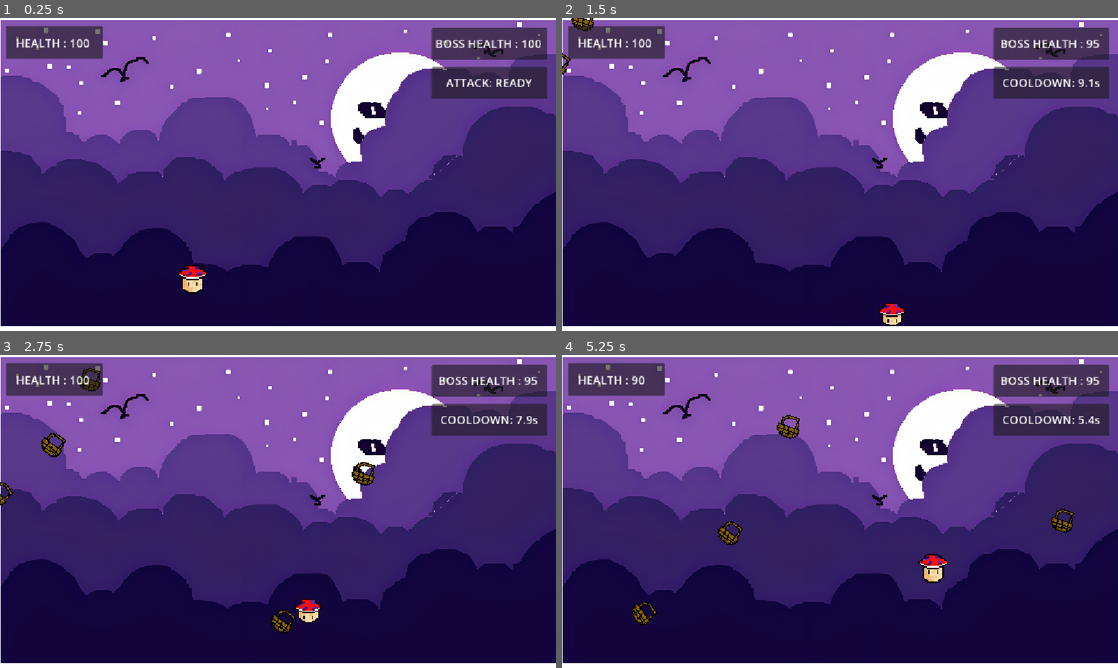
Above: before the commit, frames 1-4 (two rows, left to right).
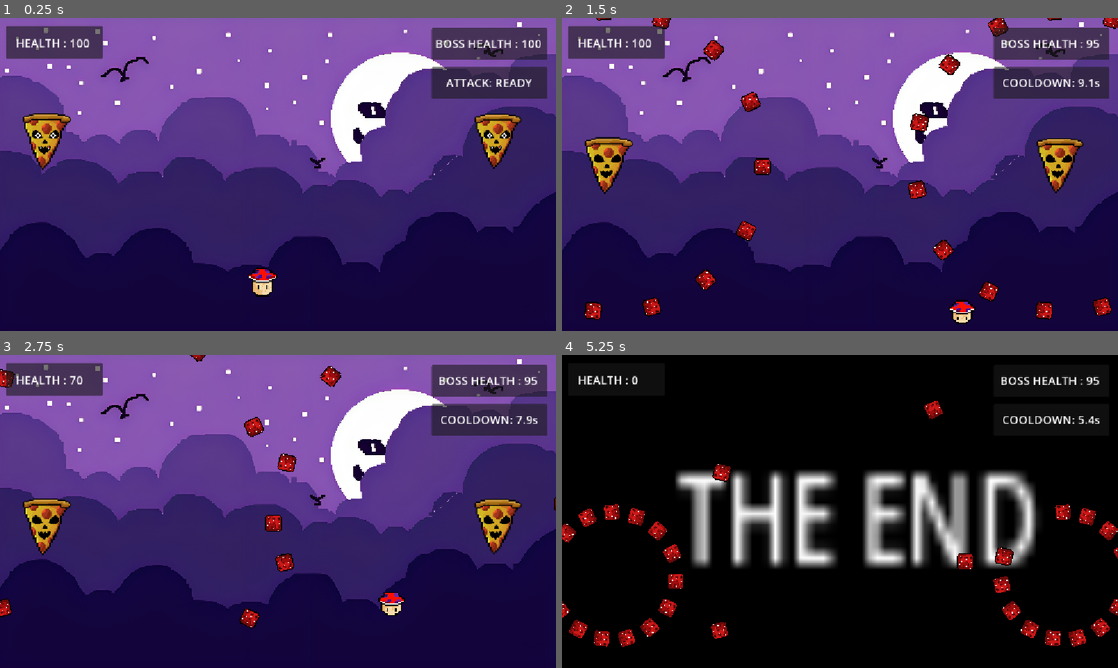
Above: after the commit, the same moments.

Repository: KuaJunWen/Boink-
Game: Godot game, scene res://game.tscn
Same seed, same stepped clock (60 frames per second), same inputs: the game is played once before the commit and once after it.
Inputs:
- Up to frame 1 (0.25 s): no input
- Up to frame 2 (1.5 s): tap Enter (ui_accept) at 0.5, 0.77 s; hold D (right) from 0.53 s (still down); tap F at 0.6, 1.35 s
- Up to frame 3 (2.75 s): tap Enter (ui_accept) at 1.52 s; release D (right) at 2.03 s; hold A (left) from 2.03 s (still down); tap F at 2.1 s
- Up to frame 4 (5.25 s): release A (left) at 2.78 s; hold D (right) 2.78-4.28 s; tap F every 0.75 s from 2.85 to 5.1 s; tap Enter (ui_accept) at 3.02, 3.77, 4.52 s; hold A (left) 4.28-5.03 s; hold D (right) from 5.03 s (still down)

The runs differ from the first frame. In frame 1, 4.9% of the frame differs, in the area x 0-100%, y 0-100%; in frame 2, 7.4%; in frame 3, 6.8%; in frame 4, 99%.

Commit message:
Latest

Diff:
--- a/game.gd
+++ b/game.gd
@@ -1,4 +1,7 @@
 extends Node2D
+@export var move_offset := Vector2(200, 0) # Distance and direction to move
+@export var duration := 2.0 # Time in seconds to reach the end
+
 
 func _unhandled_input(event: InputEvent) -> void:
 	if event .is_action_pressed("quit"):
--- a/game.tscn
+++ b/game.tscn
@@ -19,20 +19,12 @@
 texture = ExtResource("2_7jktm")
 
 [node name="PLAYER" parent="." unique_id=1653609979 instance=ExtResource("1_80nbo")]
-position = Vector2(471, 444)
+position = Vector2(616, 450.00003)
 scale = Vector2(0.3964425, 0.3820114)
 
 [node name="floor" type="StaticBody2D" parent="." unique_id=1682969741]
 position = Vector2(-560, 256)
 scale = Vector2(2.2890353, 0.8015452)
-
-[node name="ColorRect" type="ColorRect" parent="floor" unique_id=955760480]
-offset_left = 142.0
-offset_top = 477.0
-offset_right = 187.39317
-offset_bottom = 511.4647
-scale = Vector2(16.214647, 1.8279579)
-metadata/_edit_use_anchors_ = true
 
 [node name="CollisionShape2D" type="CollisionShape2D" parent="floor" unique_id=756951500]
 position = Vector2(508.07428, 515.2548)
@@ -43,30 +35,15 @@
 position = Vector2(-354.00003, -427)
 scale = Vector2(1.803858, 0.8015452)
 
-[node name="ColorRect" type="ColorRect" parent="floor4" unique_id=341966966]
-offset_left = 142.0
-offset_top = 477.0
-offset_right = 187.39317
-offset_bottom = 511.4647
-scale = Vector2(16.214647, 1.8279579)
-metadata/_edit_use_anchors_ = true
-
 [node name="CollisionShape2D" type="CollisionShape2D" parent="floor4" unique_id=1606948907]
-position = Vector2(511.1267, 509.0168)
+position = Vector2(511.12665, 509.01678)
+scale = Vector2(0.99999994, 1)
 shape = SubResource("RectangleShape2D_80nbo")
 
 [node name="floor5" type="StaticBody2D" parent="." unique_id=1162823980]
 position = Vector2(385, -483.99994)
 rotation = 1.5707964
 scale = Vector2(1.5238587, 0.8015452)
-
-[node name="ColorRect" type="ColorRect" parent="floor5" unique_id=1131096137]
-offset_left = 142.0
-offset_top = 477.0
-offset_right = 187.39317
-offset_bottom = 511.4647
-scale = Vector2(16.214647, 1.8279579)
-metadata/_edit_use_anchors_ = true
 
 [node name="CollisionShape2D" type="CollisionShape2D" parent="floor5" unique_id=1267140379]
 position = Vector2(510.21796, 508.39307)
@@ -77,21 +54,13 @@
 rotation = 1.5707964
 scale = Vector2(1.5238587, 0.8015452)
 
-[node name="ColorRect" type="ColorRect" parent="floor6" unique_id=31691666]
-offset_left = 142.0
-offset_top = 477.0
-offset_right = 187.39317
-offset_bottom = 511.4647
-scale = Vector2(16.214647, 1.8279579)
-metadata/_edit_use_anchors_ = true
-
 [node name="CollisionShape2D" type="CollisionShape2D" parent="floor6" unique_id=553541135]
 position = Vector2(510.21796, 508.39307)
 shape = SubResource("RectangleShape2D_80nbo")
 
 [node name="Shooting Point" parent="." unique_id=398007201 instance=ExtResource("3_feb5d")]
-position = Vector2(-284, -144)
-scale = Vector2(3.0197392, 3.1904166)
+position = Vector2(97, 247)
+scale = Vector2(1.2530274, 1.3396919)
 
 [node name="UI" type="Node" parent="." unique_id=8325026]
 
@@ -167,3 +136,25 @@
 
 [node name="gameManager" type="Node" parent="." unique_id=335993651]
 script = ExtResource("5_7jktm")
+
+[node name="Shooting Point2" parent="." unique_id=1903475577 instance=ExtResource("3_feb5d")]
+position = Vector2(1032, 247)
+scale = Vector2(1.218171, 1.3170655)
+
+[node name="ColorRect" type="ColorRect" parent="." unique_id=1205728153]
+visible = false
+offset_left = -147.0
+offset_top = -87.0
+offset_right = -107.0
+offset_bottom = -47.0
+scale = Vector2(38.000565, 20.665686)
+color = Color(0, 0, 0, 1)
+
+[node name="Label" type="Label" parent="." unique_id=1766389104]
+visible = false
+offset_left = 239.0
+offset_top = 148.0
+offset_right = 307.0
+offset_bottom = 171.0
+scale = Vector2(10.9242935, 15.863687)
+text = "THE END"
--- a/lazer.tscn
+++ b/lazer.tscn
@@ -1,6 +1,6 @@
 [gd_scene format=3 uid="uid://tbgxp7pu2ocl"]
 
-[ext_resource type="Texture2D" uid="uid://b373l0x1j8dkl" path="res://New Piskel (1).png" id="1_avoeb"]
+[ext_resource type="Texture2D" uid="uid://xii10vvxq0bg" path="res://New_Piskel_3.png" id="1_pxg10"]
 [ext_resource type="AudioStream" uid="uid://dpsj6trusm56a" path="res://hit.mp3" id="2_pxg10"]
 
 [sub_resource type="GDScript" id="GDScript_jhyuc"]
@@ -37,7 +37,7 @@
 [node name="Sprite2D" type="Sprite2D" parent="." unique_id=2030805703]
 position = Vector2(0, 11)
 scale = Vector2(0.111360155, 0.10993563)
-texture = ExtResource("1_avoeb")
+texture = ExtResource("1_pxg10")
 
 [node name="Area2D" type="Area2D" parent="." unique_id=694152805]
 
--- a/player.gd
+++ b/player.gd
@@ -92,15 +92,20 @@
 func take_hit(damage: int, hit_from: Vector2) -> void:
 	health = max(health - damage, 0)
 	_update_health_label()
+	if health == 0 :
+		get_tree().paused = true
+		$"../ColorRect".show()
+		$"../Label".show()
+	else :
+		var direction = (global_position - hit_from).normalized()
+		if direction == Vector2.ZERO:
+			direction = Vector2.UP
 
-	var direction = (global_position - hit_from).normalized()
-	if direction == Vector2.ZERO:
-		direction = Vector2.UP
+		velocity = direction * KNOCKBACK_SPEED
 
-	velocity = direction * KNOCKBACK_SPEED
+		is_slowed = true
+		slow_timer.start(SLOW_DURATION)
 
-	is_slowed = true
-	slow_timer.start(SLOW_DURATION)
 
 
 func _on_slow_timer_timeout() -> void:
--- a/shooting_point.tscn
+++ b/shooting_point.tscn
@@ -1,6 +1,6 @@
 [gd_scene format=3 uid="uid://1v63hnwqg8u1"]
 
-[ext_resource type="Texture2D" uid="uid://b373l0x1j8dkl" path="res://New Piskel (1).png" id="1_h7rmh"]
+[ext_resource type="Texture2D" uid="uid://d1bjralpsjkli" path="res://New_Piskel.png" id="1_h7rmh"]
 
 [sub_resource type="GDScript" id="GDScript_8f2uf"]
 script/source = "extends Node2D
@@ -9,10 +9,20 @@
 @onready var shoot_timer = $\"Shoot timer\"
 @onready var rotator = $Rotator
 
-const spawn_point_count = 20
+const spawn_point_count = 15
 const radius = 10
+@export var move_offset := Vector2(0, 200) # Distance and direction to move
+@export var duration := 5.0 # Time in seconds to reach the end
 
 func _ready() -> void:
+	$AnimatedSprite2D.play(\"default\")
+	var start_pos := position
+	var end_pos := start_pos + move_offset
+
+	var tween := create_tween().set_loops()
+	tween.tween_property(self, \"position\", end_pos, duration)
+	tween.tween_property(self, \"position\", start_pos, duration)
+
 	var step = 2 * PI / spawn_point_count
 
 	# Generate static spawn points in a circle around the rotator node
@@ -28,6 +38,8 @@
 	shoot_timer.wait_time = 1
 	shoot_timer.start()
 
+
+
 # NOTE: No _process(delta) function is used here, so it remains completely still.
 
 func _on_shoot_timer_timeout() -> void:
@@ -39,15 +51,39 @@
 		lazer.global_rotation = s.global_rotation
 "
 
+[sub_resource type="AtlasTexture" id="AtlasTexture_8f2uf"]
+atlas = ExtResource("1_h7rmh")
+region = Rect2(0, 0, 100, 100)
+
+[sub_resource type="AtlasTexture" id="AtlasTexture_exdhw"]
+atlas = ExtResource("1_h7rmh")
+region = Rect2(100, 0, 100, 100)
+
+[sub_resource type="AtlasTexture" id="AtlasTexture_ll15r"]
+atlas = ExtResource("1_h7rmh")
+region = Rect2(0, 100, 100, 100)
+
+[sub_resource type="SpriteFrames" id="SpriteFrames_wgdeu"]
+animations = [{
+"frames": [{
+"duration": 1.0,
+"texture": SubResource("AtlasTexture_8f2uf")
+}, {
+"duration": 1.0,
+"texture": SubResource("AtlasTexture_exdhw")
+}, {
+"duration": 1.0,
+"texture": SubResource("AtlasTexture_ll15r")
+}],
+"loop": true,
+"name": &"default",
+"speed": 1.0
+}]
+
 [node name="Shooting Point" type="Node2D" unique_id=398007201]
 position = Vector2(228, 114.99999)
 scale = Vector2(3.0197392, 3.1904168)
 script = SubResource("GDScript_8f2uf")
-
-[node name="Sprite2D" type="Sprite2D" parent="." unique_id=467774362]
-position = Vector2(7.000001, 1)
-scale = Vector2(0.10117938, 0.110611044)
-texture = ExtResource("1_h7rmh")
 
 [node name="Shoot timer" type="Timer" parent="." unique_id=1997373260]
 wait_time = 0.351
@@ -56,4 +92,8 @@
 [node name="Rotator" type="Node2D" parent="." unique_id=1634964828]
 position = Vector2(7, 9)
 
+[node name="AnimatedSprite2D" type="AnimatedSprite2D" parent="." unique_id=712976662]
+sprite_frames = SubResource("SpriteFrames_wgdeu")
+frame_progress = 0.9986925
+
 [connection signal="timeout" from="Shoot timer" to="." method="_on_shoot_timer_timeout"]
Binary file added: New_Piskel.png
Not shown, added: New_Piskel.png.import
Binary file added: New_Piskel_3.png
Not shown, added: New_Piskel_3.png.import
Not shown: 1 places in game.tscn that only renumber resources
